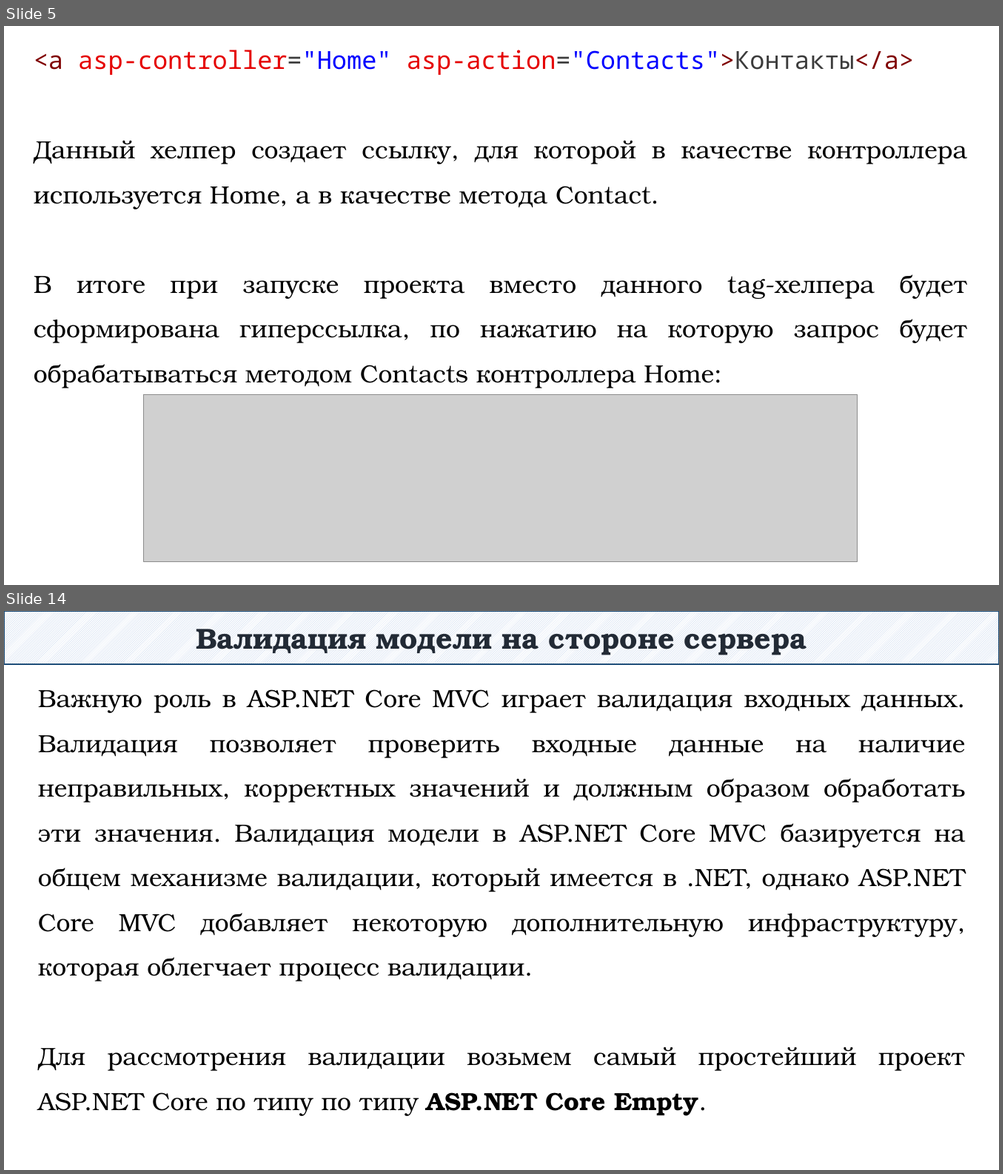
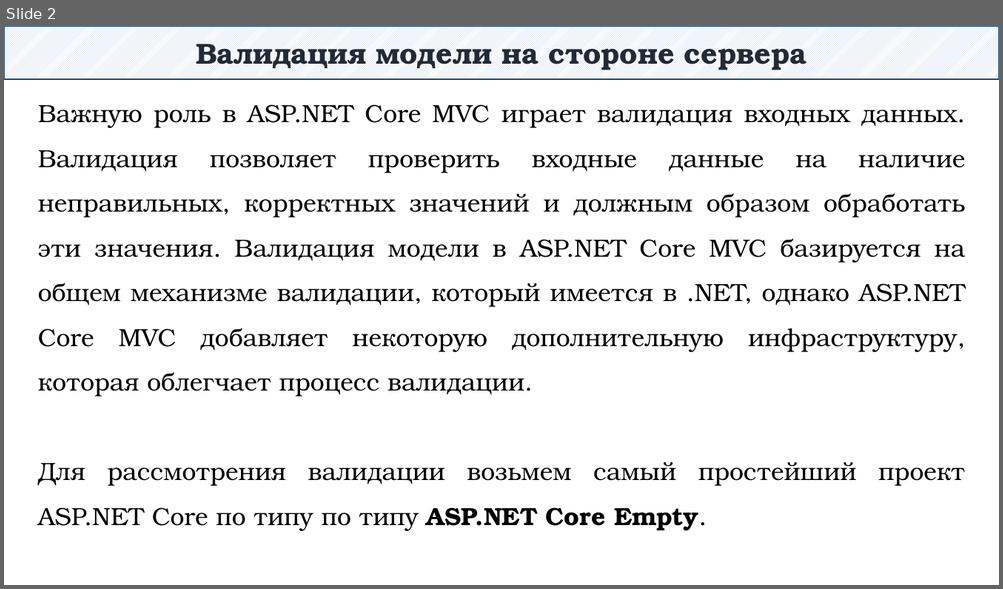
Before and after one commit to DaniilKlyukin/OOP-4, a slide deck: Лекции/ООП 1 лек 5.pptx. Shown one above the other, each under a label of ours: slides 5 and 14 before the commit, slide 2 after it; the slides between them are not shown. The pictures are 1003x1174 and 1003x589 pixels, drawn with LibreOffice and Linux fonts; fonts in the diff are those of the drawing; grey boxes stand for pictures. Boxes give left, top, right and bottom in pixels: in the first picture for what was removed or moved away, otherwise in the second. Text is boxed around its words. In the diff, an @@ line names an element or a change of style, - is before the commit and + after.

```diff
--- a/Лекции/ООП 1 лек 5.pptx
+++ b/Лекции/ООП 1 лек 5.pptx
@@ slide 5 removed at (4, 26, 999, 585), background #FFFFFF @@
@@ text removed at (34, 50, 967, 389) @@
-<a asp-controller="Home" asp-action="Contacts">Контакты</a>
-Данный хелпер создает ссылку, для которой в качестве контроллера используется Home, а в качестве метода Contact.
-В итоге при запуске проекта вместо данного tag-хелпера будет сформирована гиперссылка, по нажатию на которую запрос будет обрабатываться методом Contacts контроллера Home:
@@ picture removed at (144, 395, 856, 562) @@
@@ what was slide 14 is now slide 2 @@
```
Also in this commit, not shown: 1 slide changed, 11 other slides removed, 3 other files.
